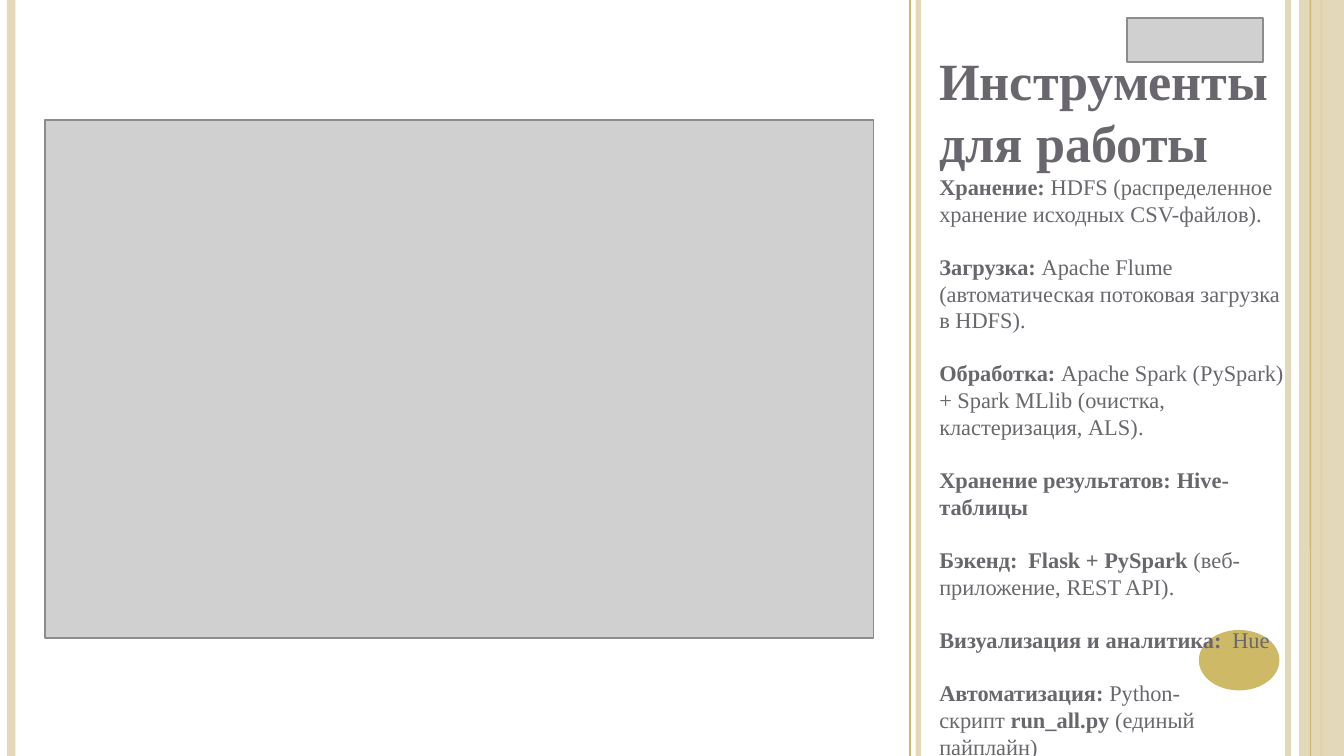
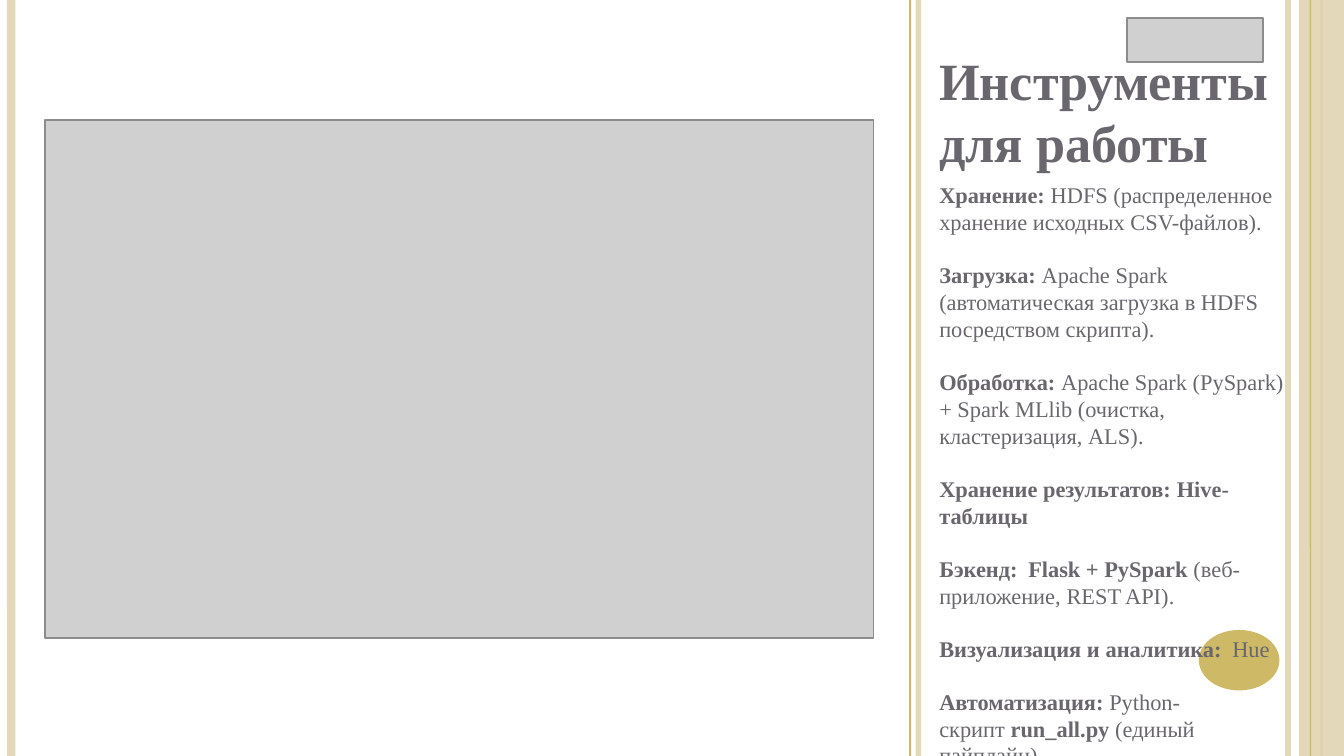
Before and after one commit to LKey256/cat-recomended, a slide deck: slide 7 of Проект по БД.pptx. Drawn at 1344x756 pixels with LibreOffice and Linux fonts; fonts in the diff are those of the drawing; grey boxes stand for pictures. Boxes give left, top, right and bottom in pixels: in the first picture for what was removed or moved away, otherwise in the second. Text is boxed around its words. In the diff, an @@ line names an element or a change of style, - is before the commit and + after.

```diff
--- a/Проект по БД.pptx
+++ b/Проект по БД.pptx
@@ text "Хранение: HDFS (распределенное хранение исходных ...": place and size @@
-text "Хранение: HDFS (распределенное хранение исходных ..." at bbox=[939, 180, 1284, 756]
+text "Хранение: HDFS (распределенное хранение исходных ..." at bbox=[939, 188, 1284, 742]
@@ text at bbox=[939, 267, 1258, 342]: text changed @@
-Загрузка: Apache Flume (автоматическая потоковая загрузка в HDFS).
+Загрузка: Apache Spark (автоматическая загрузка в HDFS посредством скрипта).
```
Also in this commit, not shown: 4 other slides changed.
